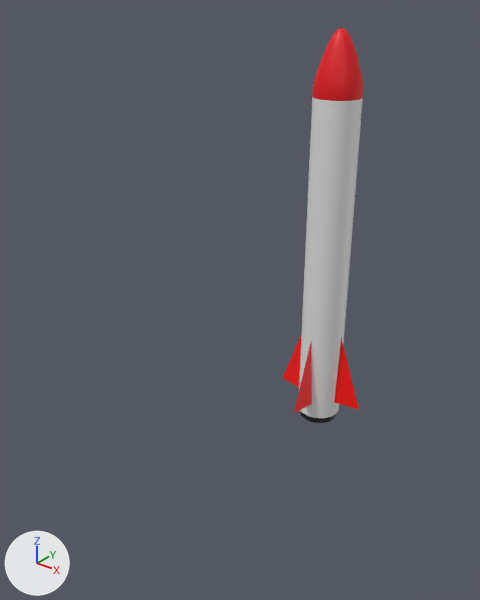
What one commit did to the Blender file Missile.blend.
Camera for both pictures: a 50 mm camera at (2.33, -3.94, 3.26) aimed at (-0.35, -0.59, 1.18). The lights are fixed; the arrows at lower left show +X, +Y and +Z.

Names of what the first picture shows: 'Missile'.
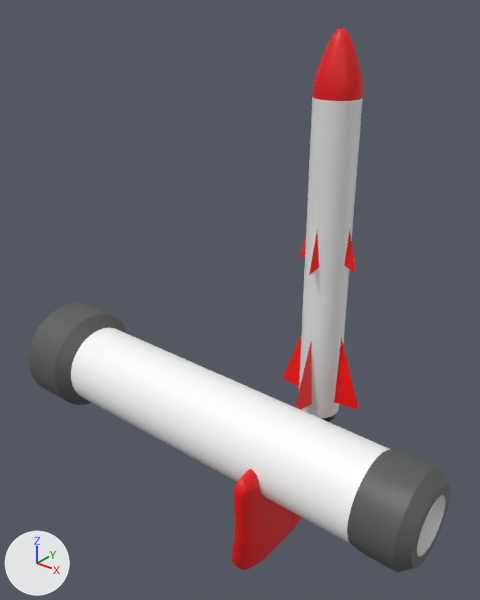
Commit message: Add MissileBurst.lsl Add New Launcher mesh in blender

The change, as a list of edits to the scene's bpy script:
```text
Change mat_01_body:
    mat_01_body.base_color: (0.8, 0.8, 0.8) -> (1.0, 1.0, 1.0)  # white #e7e7e7 -> white #ffffff
Add mat_01_body_001:
    mat_01_body_001 = principled_material('01-Body.001')
    mat_01_body_001.base_color = (0.8, 0.8, 0.8)  # white #e7e7e7
Add mat_02_tail:
    mat_02_tail = principled_material('02-Tail')
    mat_02_tail.base_color = (0.107, 0.107, 0.107)  # dark grey #5c5c5c
Add mat_04_shield:
    mat_04_shield = principled_material('04-Shield')
    mat_04_shield.base_color = (0.8, 0.0, 0.00186)  # red #e70006
Change me_cylinder:
    used by ob_missile; location = (0.0, 0.0, 0.0)
    remove me_cylinder.from_pydata(...)  # 582 vertices, 624 faces; spans x -0.37..0.37, y -0.36..0.37, z 0.04..2.98
    remove me_cylinder.materials.append(mat_01_body)  # white #e7e7e7
    add me_cylinder.from_pydata(...)  # 650 vertices, 704 faces; spans x -0.37..0.37, y -0.36..0.37, z 0.04..2.98
    me_cylinder part 1
    32 faces are deleted
    4 vertices are added at (0.0, 0.24, 1.35), (0.24, 0.0, 1.35), (0.0, -0.24, 1.35), (-0.24, 0.0, 1.35)
    32 new vertices lie (0.0, 0.0, 0.32) away from vertices in x -0.16..0.16, y -0.16..0.16, z 0.8
    32 new vertices lie (0.0, 0.0, 0.28) away from vertices in x -0.16..0.16, y -0.16..0.16, z 1.12
    96 new faces join them, mat_01_body_001 (white #e7e7e7)
    16 new faces join them, mat_02_fins (red #ff0900)
    add me_cylinder.materials.append(mat_01_body_001)  # white #e7e7e7
Add me_launcher:
    me_launcher.from_pydata(...)  # 656 vertices, 654 faces; spans x -2.0..1.38, y -1.42..-0.49, z -0.49..0.78
    me_launcher.polygons.foreach_set('use_smooth', [True] * 654)
    # faces by material slot: [64, 224, 366]
    me_launcher.materials.append(mat_01_body)  # white #ffffff
    me_launcher.materials.append(mat_02_tail)  # dark grey #5c5c5c
    me_launcher.materials.append(mat_04_shield)  # red #e70006
Add ob_launcher:
    ob_launcher = bpy.data.objects.new('Launcher', me_launcher)
    ob_launcher.location = (0.0, 0.0, 0.0)
```

Where the change shows, as pixel boxes (x1, y1, x2, y2) in the pictures (480 x 600 px):
'Launcher', added: after (29, 303, 451, 572)
    faces in mat_01_body (white #ffffff): (71, 328, 446, 557)
    faces in mat_02_tail (dark grey #5c5c5c): (29, 303, 451, 572)
    faces in mat_04_shield (red #e70006): (231, 469, 302, 570)
'Missile', recoloured, reshaped: before (283, 27, 363, 423); after (283, 27, 363, 422)
part 1 of me_cylinder, built on: before (302, 225, 353, 342); after (300, 225, 356, 342)
